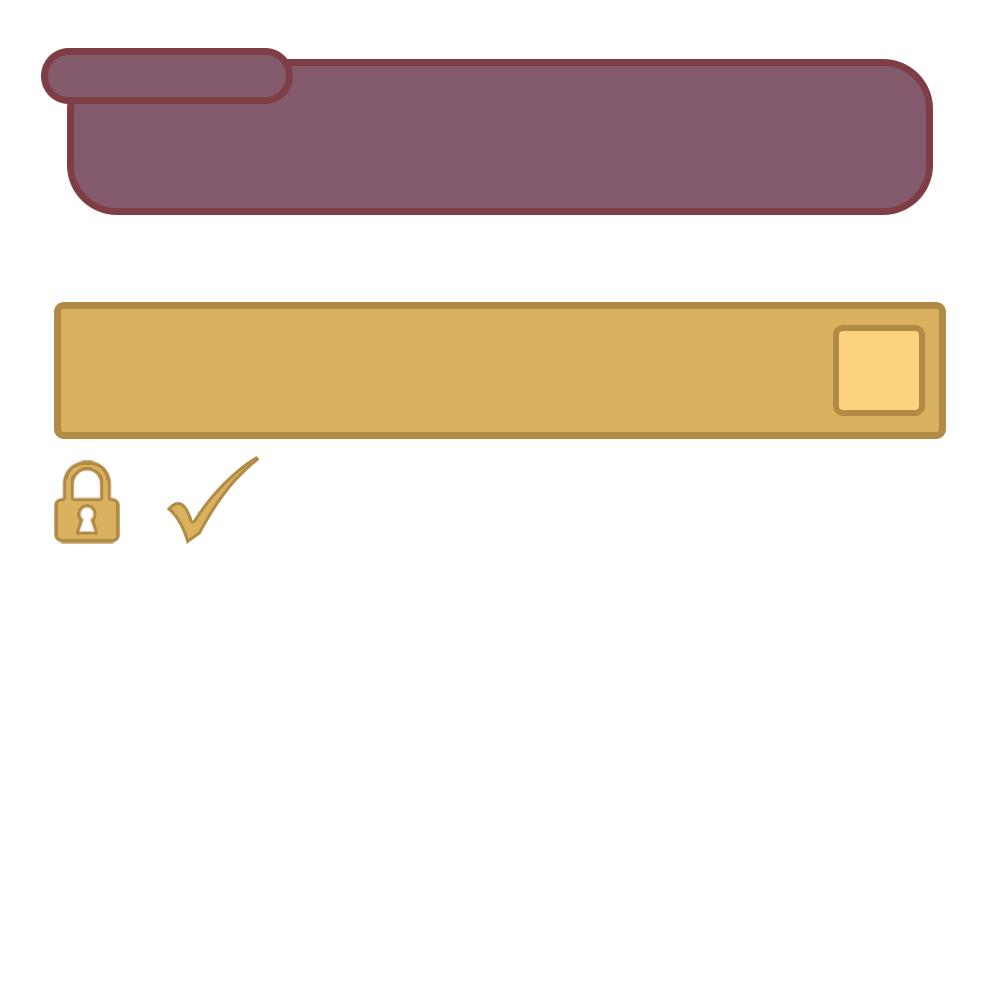
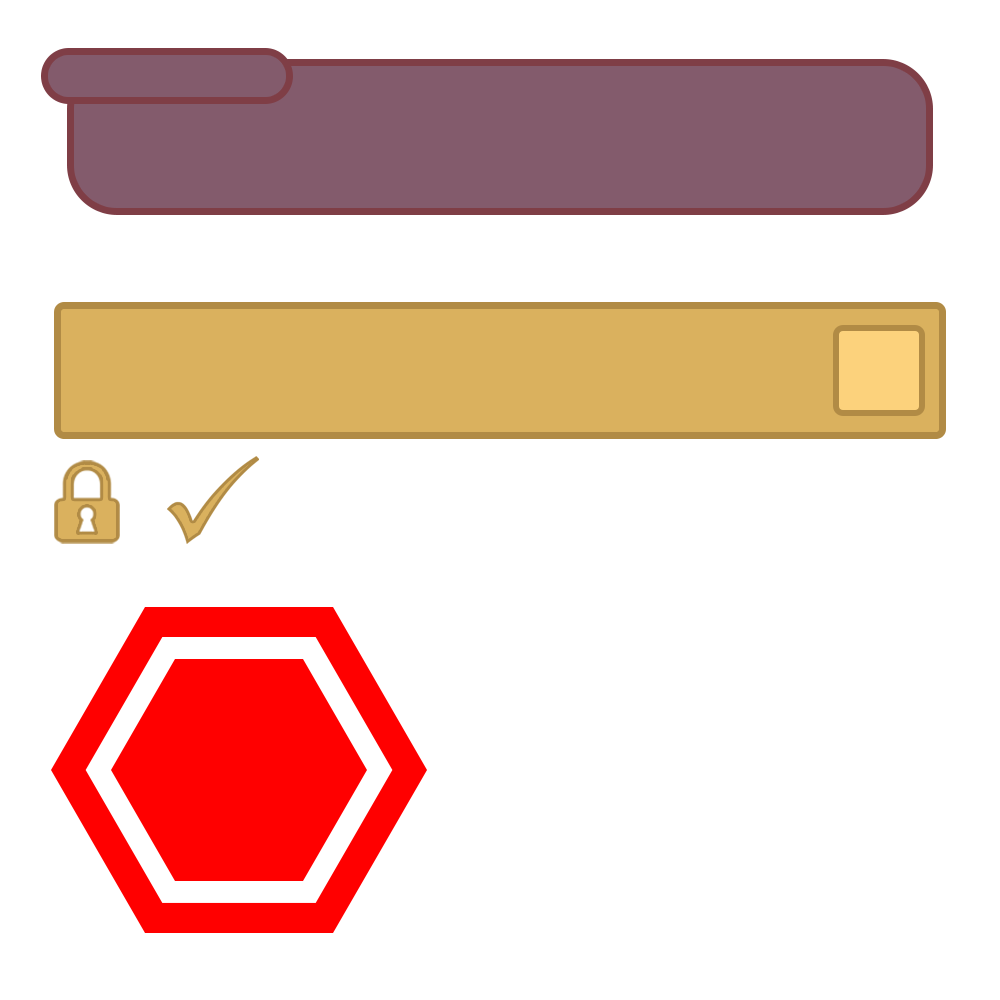
Before/after of a 1000 x 1000 layered artwork. What changed in the layer stack:
added layer "Polygon 1 copy" above "Polygon 1" over [51, 607, 427, 933]
added layer "Polygon 1" above "Rounded Rectangle 2" over [111, 659, 367, 881]
